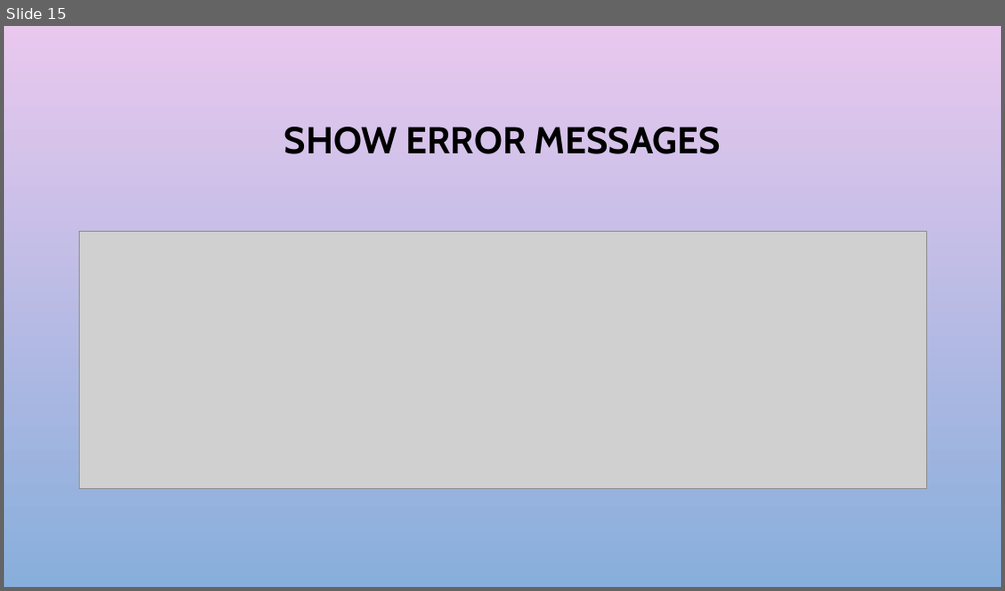
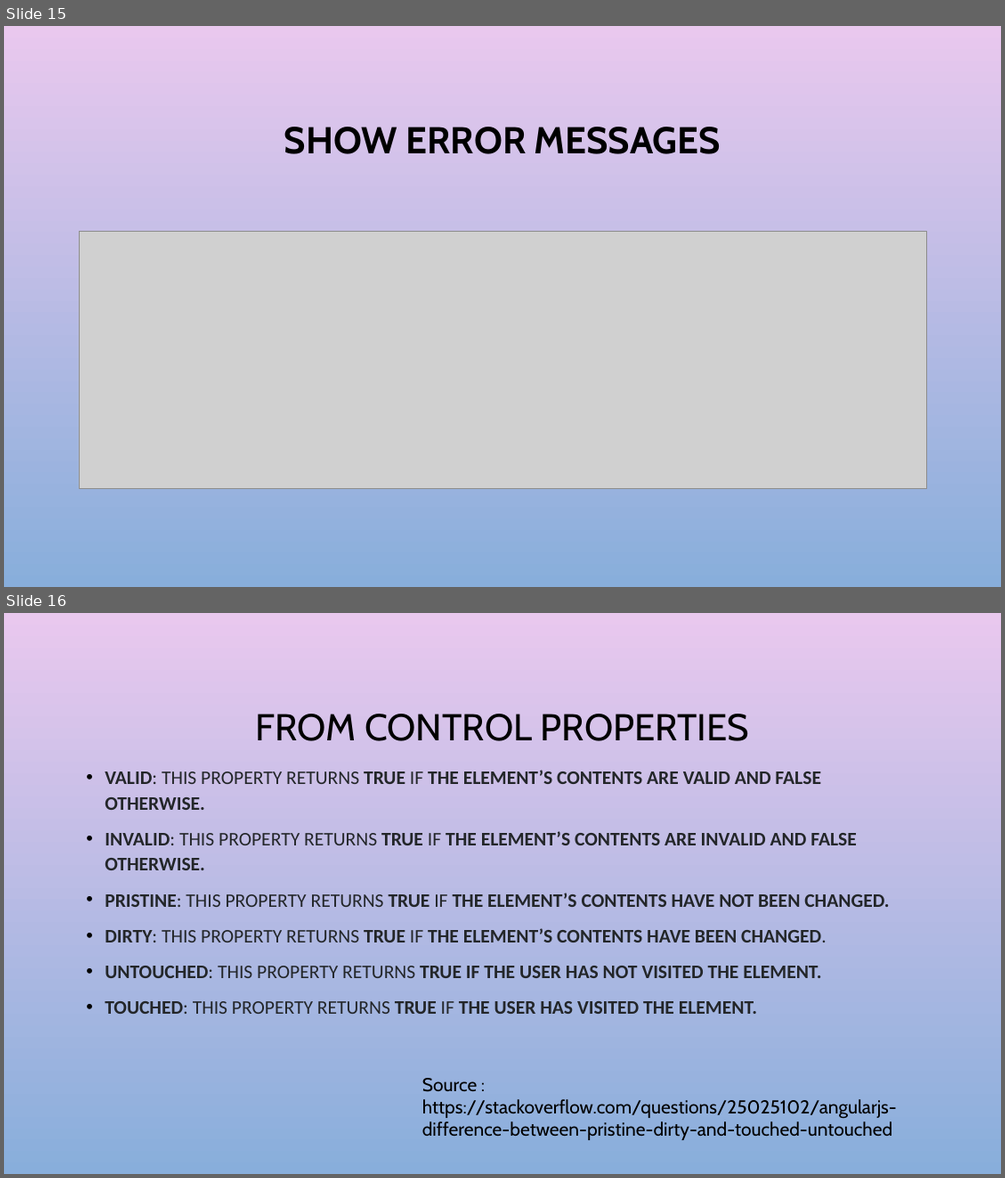
Before and after one commit to harikatakam/angular-forms, a slide deck: Reactive forms.pptx. Shown one above the other, each under a label of ours: slide 15 before the commit, slides 15 and 16 after it. The pictures are 1005x591 and 1005x1178 pixels, drawn with LibreOffice and Linux fonts; fonts in the diff are those of the drawing; grey boxes stand for pictures; background and template pictures are left out. Boxes give left, top, right and bottom in pixels: in the first picture for what was removed or moved away, otherwise in the second. Text is boxed around its words. In the diff, an @@ line names an element or a change of style, - is before the commit and + after.

Commit message:
dirty vs touced

```diff
--- a/Reactive forms.pptx
+++ b/Reactive forms.pptx
@@ slide 16 added at <box>4,613,1001,1174</box>, background picture (left out) @@
@@ title added at <box>255,714,750,741</box>, 36 pt, text #000000 @@
+FROM CONTROL PROPERTIES
@@ text added at <box>105,770,889,1013</box>, 18.5 pt, text #232629, bold @@
+• VALID: THIS PROPERTY RETURNS TRUE IF THE ELEMENT’S CONTENTS ARE VALID AND FALSE OTHERWISE.
+• INVALID: THIS PROPERTY RETURNS TRUE IF THE ELEMENT’S CONTENTS ARE INVALID AND FALSE OTHERWISE.
+• PRISTINE: THIS PROPERTY RETURNS TRUE IF THE ELEMENT’S CONTENTS HAVE NOT BEEN CHANGED.
+• DIRTY: THIS PROPERTY RETURNS TRUE IF THE ELEMENT’S CONTENTS HAVE BEEN CHANGED.
+• UNTOUCHED: THIS PROPERTY RETURNS TRUE IF THE USER HAS NOT VISITED THE ELEMENT.
+• TOUCHED: THIS PROPERTY RETURNS TRUE IF THE USER HAS VISITED THE ELEMENT.
@@ text added at <box>422,1078,897,1140</box>, 18 pt, text #000000 @@
+Source : https://stackoverflow.com/questions/25025102/angularjs-difference-between-pristine-dirty-and-touched-untouched
```
Also in this commit, not shown: 2 slides changed, 1 other file.
